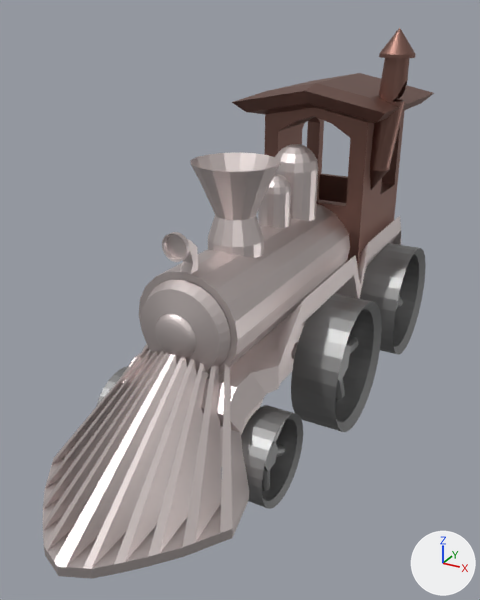
Renders of the glTF model models/trem.glb from each side of a commit.
Camera for both pictures: a 50 mm camera at (16.3, -42.9, 18.4) aimed at (-0.9, -11.8, 2.8). Every picture has the same lights, and +X, +Y and +Z are marked at lower right. Where no turn or scale is listed for an object, it has been applied to the vertices. Vertices at the same position are counted once.

Names of what the first picture shows: 'base', 'cabine', 'cilindro 1', 'cilindro 2', 'cilindro corpo', 'farol', 'rodas frente', 'rodas meio', 'rodas traseira', 'tampa', 'tira neve', 'vapor'.
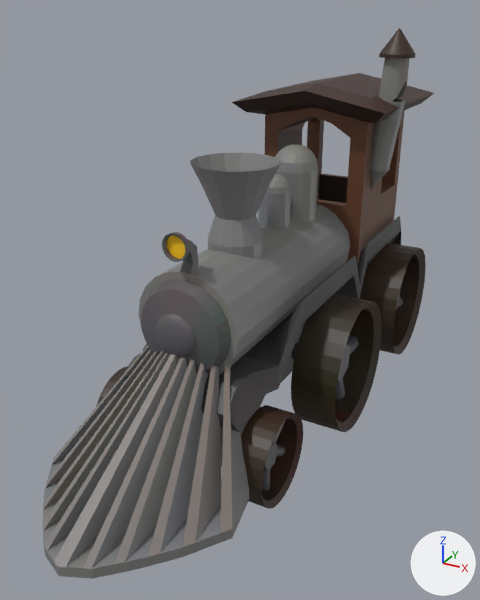
What differs and where, as boxes (x1, y1, x2, y2) in the pictures (480 x 600 px):
'tira neve', recoloured, surface changed
    both: (43, 345, 249, 579)
'cabine', recoloured, surface changed
    both: (232, 28, 434, 265)
'cilindro corpo', recoloured, surface changed
    both: (139, 204, 350, 375)
'rodas meio', recoloured, surface changed (grey to black)
    both: (291, 294, 382, 432)
'base', recoloured, surface changed (grey to black)
    both: (120, 216, 401, 467)
'vapor', recoloured, surface changed
    both: (190, 152, 281, 258)
'tampa', recoloured
    both: (141, 280, 231, 374)
'rodas frente', recoloured
    both: (96, 366, 303, 509)
'rodas traseira', recoloured, surface changed
    both: (360, 243, 426, 355)
'cilindro 2', recoloured, surface changed
    both: (275, 144, 318, 221)
'cilindro 1', recoloured, surface changed
    both: (258, 174, 291, 228)
'farol', recoloured, surface changed
    both: (162, 232, 198, 274)

Diff of the bpy script that builds the scene:
```diff
--- a/models/trem.glb.py
+++ b/models/trem.glb.py
@@ me_cube @@
 me_cube.from_pydata(...)  # 508 vertices, 1055 faces; spans x -4.9..5.4, y -5.5..5.5, z -4.8..10.7
-me_cube.materials.append(mat_cabine)  # brown #8c6a61
+# me_cube part 1: texture (UV) coordinates of 1055 of 1055 faces, centred in x -4.7..5.4, y -5.3..5.3, z -4.4..9.8, changed; they spanned u 0.0..1.0, v 0.0..1.0 and now span u 0.04..0.32, v 0.37..0.96
+me_cube.materials.append(mat_texture_atlas)  # picture img_texturas
@@ me_cube_002 @@
 me_cube_002.from_pydata(...)  # 44 vertices, 62 faces; spans x -2.8..2.8, y -13.1..2.8, z -2.8..2.8
-me_cube_002.materials.append(mat_metal_cinza)  # light grey #dcd1cf
+# me_cube_002 part 2: texture (UV) coordinates of 62 of 62 faces, centred in x -2.8..2.8, y -13.1..-2.5, z -2.8..2.8, changed; they spanned u 0.12..0.88, v 0.0..1.0 and now span u 0.21..0.29, v 0.86..0.97
+me_cube_002.materials.append(mat_texture_atlas)  # picture img_texturas
@@ me_sphere @@
 me_sphere.from_pydata(...)  # 353 vertices, 608 faces; spans x -2.46..2.49, y -0.36..0.95, z -2.42..2.53
-me_sphere.materials.append(mat_metal_cinza)  # light grey #dcd1cf
+me_sphere.materials.append(mat_texture_atlas)  # picture img_texturas
@@ me_cube_003 @@
 me_cube_003.from_pydata(...)  # 234 vertices, 482 faces; spans x -3.9..3.9, y -13.1..16.7, z -4.7..3.3
-me_cube_003.materials.append(mat_metal_cinza)  # light grey #dcd1cf
+# me_cube_003 part 3: texture (UV) coordinates of 482 of 482 faces, centred in x -3.9..3.9, y -13.1..16.7, z -4.7..2.8, changed; they spanned u 0.0..0.88, v 0.0..1.0 and now span u 0.2..0.31, v 0.35..0.78
+me_cube_003.materials.append(mat_texture_atlas)  # picture img_texturas
@@ me_cube_001 @@
 me_cube_001.from_pydata(...)  # 552 vertices, 1064 faces; spans x -5.05..5.05, y -2.41..2.4, z -2.42..2.4
-me_cube_001.materials.append(mat_rodas)  # grey #9a9a9a
+me_cube_001.materials.append(mat_texture_atlas)  # picture img_texturas
@@ me_cube_005 @@
 me_cube_005.from_pydata(...)  # 552 vertices, 1064 faces; spans x -5.98..5.98, y -3.89..3.89, z -3.87..3.91
-me_cube_005.materials.append(mat_rodas)  # grey #9a9a9a
+# me_cube_005 part 4: texture (UV) coordinates of 1064 of 1064 faces, centred in x -5.87..5.87, y -3.88..3.87, z -3.85..3.89, changed; they spanned u 0.0..0.88, v 0.0..1.0 and now span u 0.03..0.26, v 0.67..0.84
+me_cube_005.materials.append(mat_texture_atlas)  # picture img_texturas
@@ me_cube_009 @@
 me_cube_009.from_pydata(...)  # 552 vertices, 1064 faces; spans x -5.88..5.88, y -3.9..3.89, z -3.91..3.88
-me_cube_009.materials.append(mat_rodas)  # grey #9a9a9a
+# me_cube_009 part 5: texture (UV) coordinates of 1064 of 1064 faces, centred in x -5.76..5.76, y -3.88..3.86, z -3.89..3.85, changed; they spanned u 0.0..0.88, v 0.0..1.0 and now span u 0.06..0.27, v 0.71..0.78
+me_cube_009.materials.append(mat_texture_atlas)  # picture img_texturas
@@ me_sphere_003 @@
 me_sphere_003.from_pydata(...)  # 81 vertices, 144 faces; spans x -0.93..0.93, y -0.93..0.93, z -2.09..0.97
-me_sphere_003.materials.append(mat_metal_cinza)  # light grey #dcd1cf
+# me_sphere_003 part 6: texture (UV) coordinates of 144 of 144 faces, centred in x -0.9..0.9, y -0.9..0.9, z -1.38..0.92, changed; they spanned u 0.0..1.0, v 0.5..1.0 and now span u 0.22..0.3, v 0.89..0.95
+me_sphere_003.materials.append(mat_texture_atlas)  # picture img_texturas
@@ me_sphere_002 @@
 me_sphere_002.from_pydata(...)  # 81 vertices, 144 faces; spans x -1.38..1.38, y -1.38..1.38, z -3.11..1.44
-me_sphere_002.materials.append(mat_metal_cinza)  # light grey #dcd1cf
+# me_sphere_002 part 7: texture (UV) coordinates of 144 of 144 faces, centred in x -1.35..1.35, y -1.35..1.35, z -2.05..1.37, changed; they spanned u 0.0..1.0, v 0.5..1.0 and now span u 0.22..0.3, v 0.89..0.95
+me_sphere_002.materials.append(mat_texture_atlas)  # picture img_texturas
@@ me_cube_008 @@
 me_cube_008.from_pydata(...)  # 152 vertices, 294 faces; spans x -0.67..0.67, y -0.87..0.62, z -0.76..1.4
-me_cube_008.materials.append(mat_metal_cinza)  # light grey #dcd1cf
+# me_cube_008 part 8: texture (UV) coordinates of 294 of 294 faces, centred in x -0.66..0.66, y -0.86..0.6, z -0.6..1.39, changed; they spanned u 0.0..0.88, v 0.0..1.0 and now span u 0.2..0.74, v 0.7..0.92
+me_cube_008.materials.append(mat_texture_atlas)  # picture img_texturas
@@ me_cube_014 @@
 me_cube_014.from_pydata(...)  # 180 vertices, 398 faces; spans x -5.15..5.14, y -9.48..1.28, z -2.77..3.37
-me_cube_014.materials.append(mat_metal_cinza)  # light grey #dcd1cf
+# me_cube_014 part 9: texture (UV) coordinates of 398 of 398 faces, centred in x -5.04..5.03, y -9.43..1.25, z -2.77..3.37, changed; they spanned u 0.0..0.62, v 0.0..1.0 and now span u 0.18..0.3, v 0.86..0.98
+me_cube_014.materials.append(mat_texture_atlas)  # picture img_texturas
@@ me_cylinder @@
 me_cylinder.from_pydata(...)  # 80 vertices, 142 faces; spans x -2.29..2.29, y -2.29..2.29, z -1.53..3.26
-me_cylinder.materials.append(mat_metal_cinza)  # light grey #dcd1cf
+# me_cylinder part 10: texture (UV) coordinates of 142 of 142 faces, centred in x -2.05..2.05, y -2.05..2.05, z -1.53..2.89, changed; they spanned u 0.0..1.0, v 0.01..1.0 and now span u 0.21..0.28, v 0.42..0.94
+me_cylinder.materials.append(mat_texture_atlas)  # picture img_texturas
```
